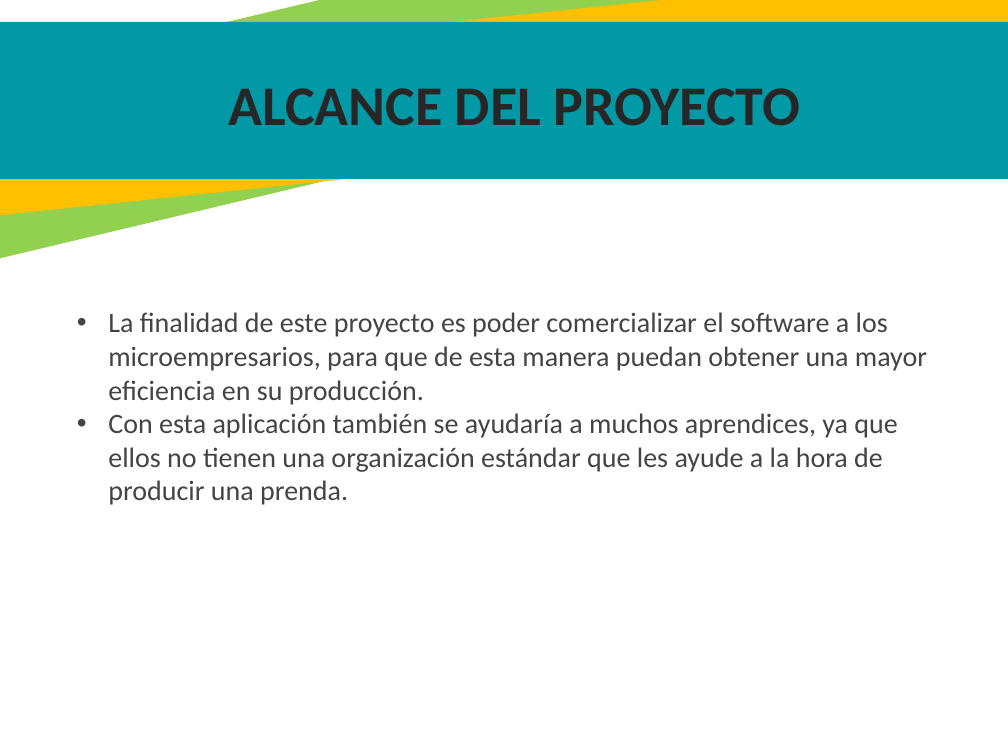
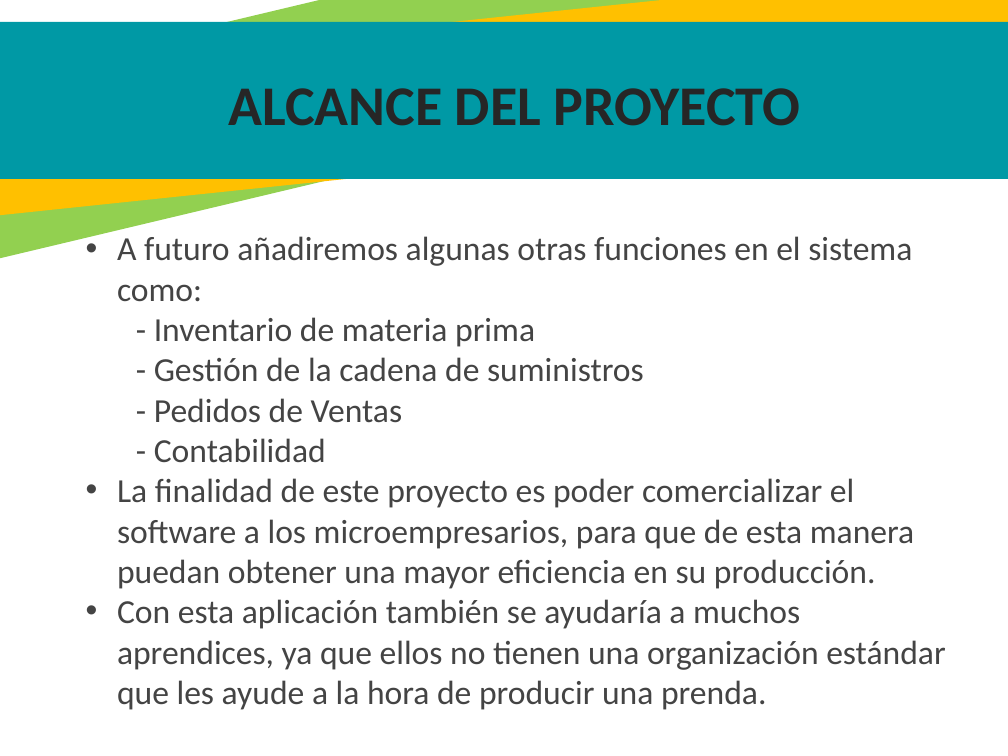
Before and after one commit to Natalia-Velasquez/proyecto_1132322-ConfeWare-, a slide deck: slide 8 of Presentacioìn_Proyectos_ADSI ConfeWare.pptx. Drawn at 1008x756 pixels with LibreOffice and Linux fonts; fonts in the diff are those of the drawing. Boxes give left, top, right and bottom in pixels: in the first picture for what was removed or moved away, otherwise in the second. Text is boxed around its words. In the diff, an @@ line names an element or a change of style, - is before the commit and + after.

```diff
--- a/Presentacioìn_Proyectos_ADSI ConfeWare.pptx
+++ b/Presentacioìn_Proyectos_ADSI ConfeWare.pptx
@@ text "A futuro añadiremos algunas otras ...": place and size @@
-text "A futuro añadiremos algunas otras ..." at [108,312,927,505]
+text "A futuro añadiremos algunas otras ..." at [117,236,945,710]
@@ text at [117,236,912,463]: paragraphs added @@
+• A futuro añadiremos algunas otras funciones en el sistema como:
+- Inventario de materia prima
+- Gestión de la cadena de suministros
+- Pedidos de Ventas
+- Contabilidad
@@ text at [117,478,945,710]: size 20 to 24 pt in "La finalidad de este proyecto es poder ...", "Con esta aplicación también se ayudaría a ..." @@
```
Also in this commit, not shown: 3 other slides changed, 2 other files.
